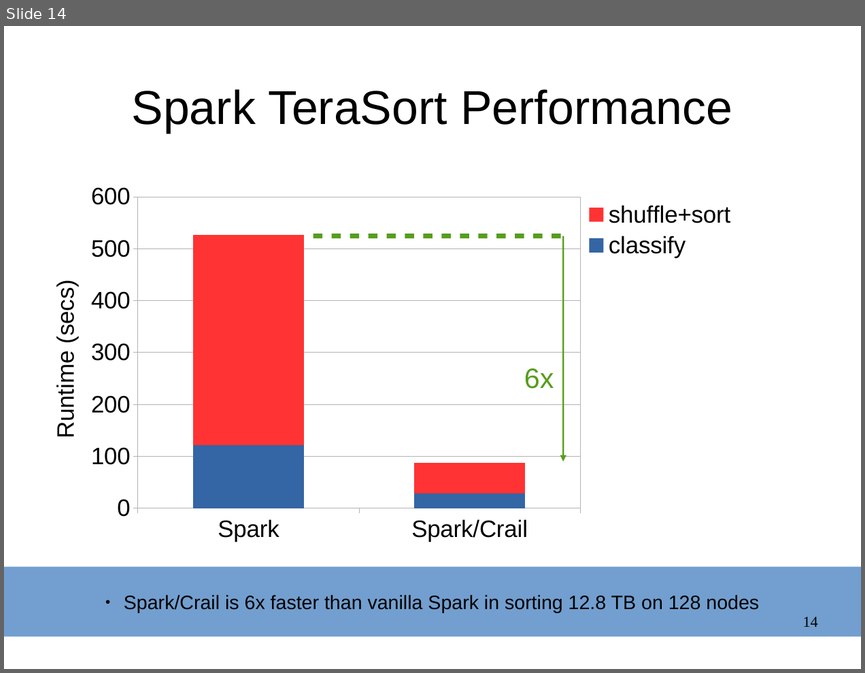
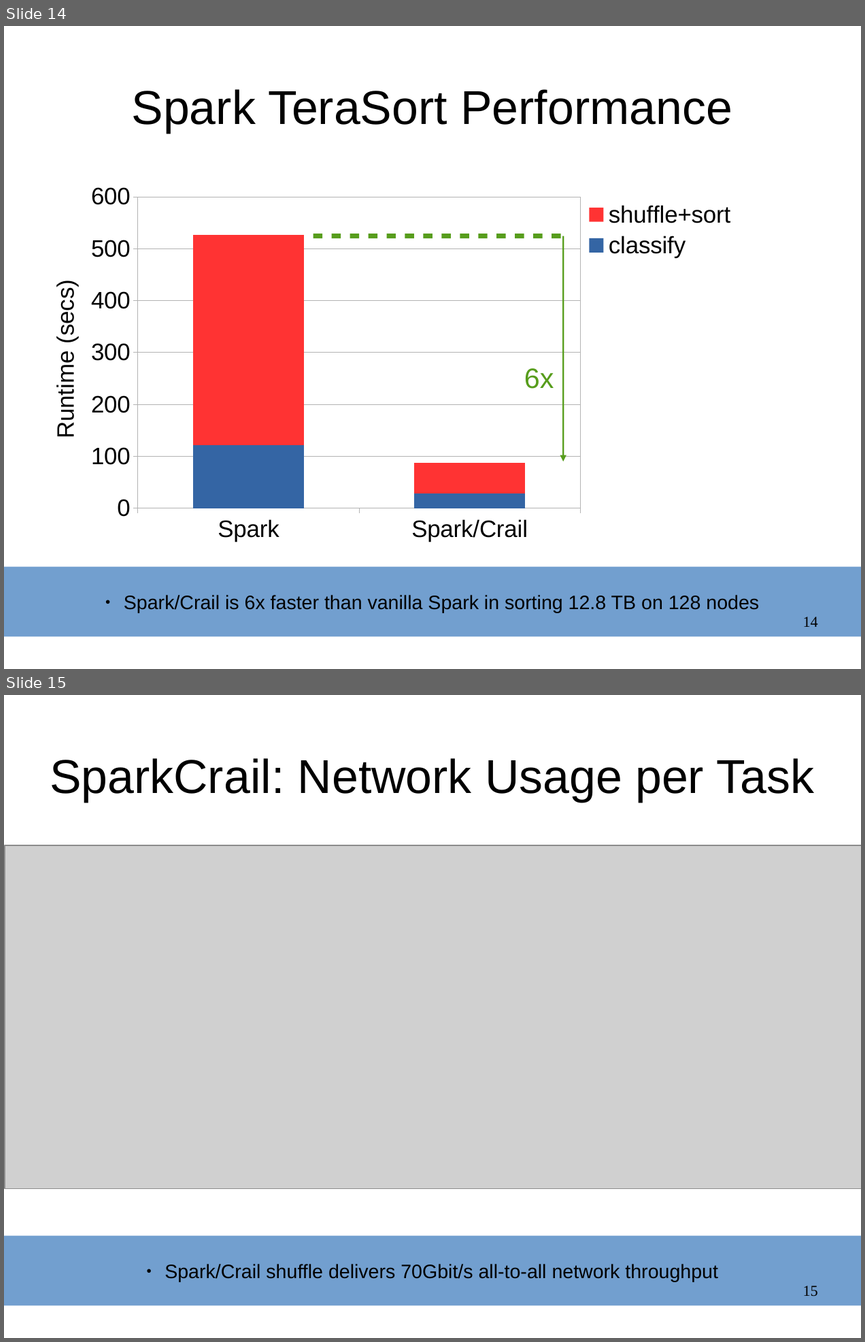
Before and after one commit to apache/incubator-crail-website, a slide deck: _graphix/website.odp. Shown one above the other, each under a label of ours: slide 14 before the commit, slides 14 and 15 after it. The pictures are 865x673 and 865x1342 pixels, drawn with LibreOffice and Linux fonts; fonts in the diff are those of the drawing; grey boxes stand for pictures; background and template pictures are left out. Boxes give left, top, right and bottom in pixels: in the first picture for what was removed or moved away, otherwise in the second. Text is boxed around its words. In the diff, an @@ line names an element or a change of style, - is before the commit and + after.

```diff
--- a/_graphix/website.odp
+++ b/_graphix/website.odp
@@ slide 15 added at <box>4,695,861,1338</box>, background #FFFFFF @@
@@ title added at <box>50,758,814,802</box>, 44 pt, text #000000 @@
+SparkCrail: Network Usage per Task
@@ picture added at <box>5,845,861,1189</box> @@
@@ rectangle added at <box>4,1236,861,1306</box>, fill #729FCF, 18 pt, text #000000 @@
+● Spark/Crail shuffle delivers 70Gbit/s all-to-all network throughput
@@ page number added at <box>803,1285,818,1296</box>, 14 pt, text #000000 @@
+15
```
Also in this commit, not shown: 1 other file.
